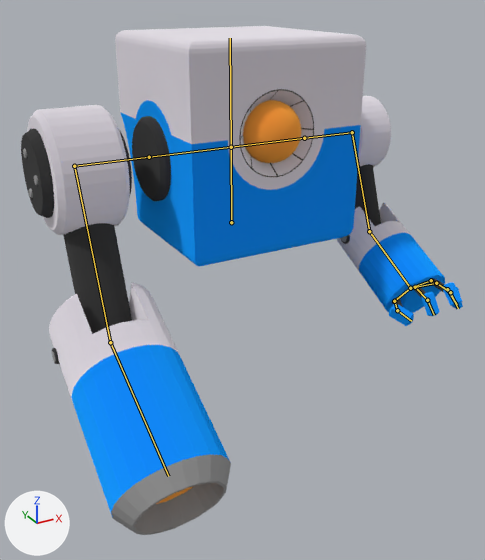
What one commit did to the Blender file cube-robot.blend.
The view is the same before and after, from a 50 mm camera at (-1.54, -2.96, 2.55) aimed at (-0.12, -0.38, 1.26). Lighting does not change. The marker at lower left points along +X, +Y and +Z. Both versions are drawn at frame 190 of the action 'IdleRArm'; the numbers are the values there. The bones that bend it are drawn over the model as lines.

Names of what the first picture shows: 'Robot'.
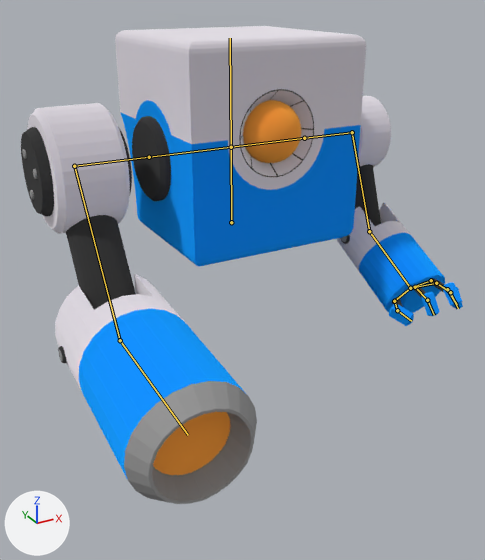
Pixel boxes (x1, y1, x2, y2) of what changed, in the pictures (485 x 560 px):
'Robot', posed (6% shorter)
    before: (21, 26, 463, 535)
    after: (21, 26, 463, 504)
bone 'arm.r.002', root to tip
    before: (74, 166) to (110, 342)
    after: (74, 166) to (120, 340)
bone 'hand.r', root to tip
    before: (110, 342) to (168, 476)
    after: (120, 340) to (188, 435)

The change, as a list of edits to the scene's bpy script:
```text
Change bone_arm_r_002:
    where bone_arm_r_002 = bpy.data.objects['Armature'].pose.bones['arm.r.002']  # child of 'arm.r.001'
    bone_arm_r_002.rotation_quaternion: (1.0, 0.007, 0.0, 0.0) -> (0.994, 0.109, 0.0, 0.0)  # degrees (1, 0, 0) -> degrees (13, 0, 0)
Change bone_hand_r:
    where bone_hand_r = bpy.data.objects['Armature'].pose.bones['hand.r']  # child of 'arm.r.002'
    bone_hand_r.rotation_quaternion: (1.0, 0.006, 0.0, 0.0) -> (0.995, 0.098, -0.001, 0.001)  # degrees (1, 0, 0) -> degrees (11, 0, 0)
```
